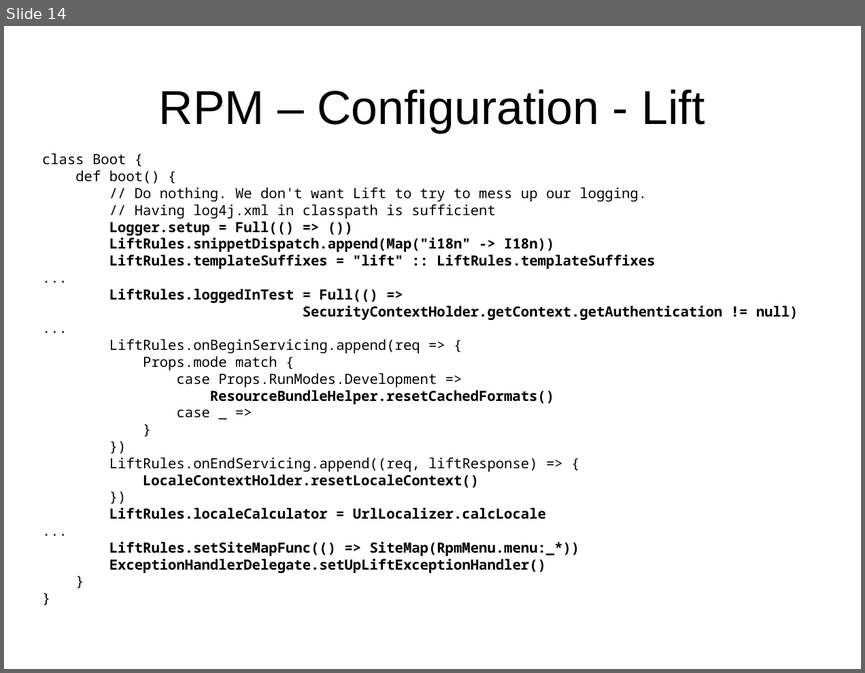
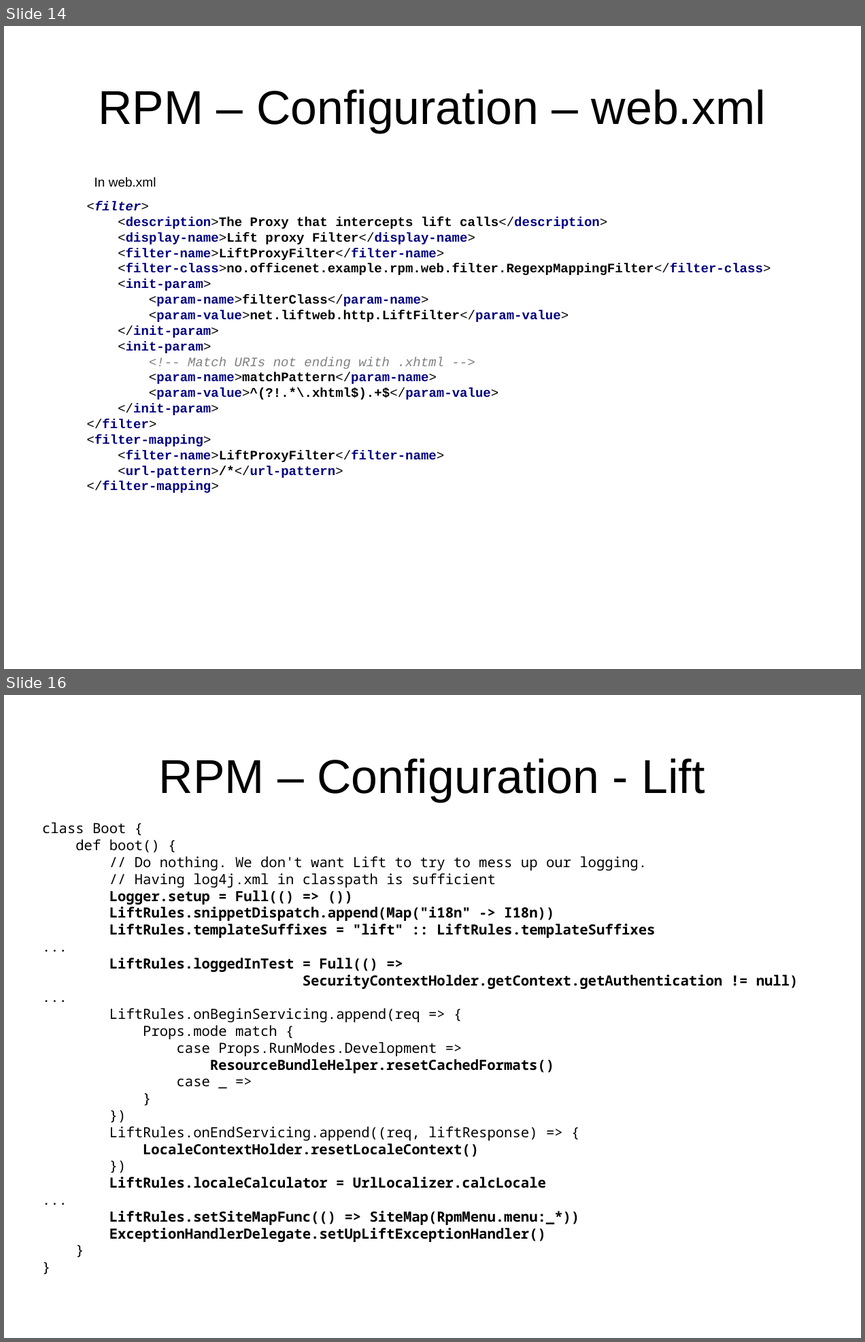
Before and after one commit to andreak/slol-2011, a slide deck: Scala-LiftOff-2011-lift-from-jee-perspective.odp. Shown one above the other, each under a label of ours: slide 14 before the commit, slides 14 and 16 after it; the slides between them are not shown. The pictures are 865x673 and 865x1342 pixels, drawn with LibreOffice and Linux fonts; fonts in the diff are those of the drawing. Boxes give left, top, right and bottom in pixels: in the first picture for what was removed or moved away, otherwise in the second. Text is boxed around its words. In the diff, an @@ line names an element or a change of style, - is before the commit and + after.

```diff
--- a/Scala-LiftOff-2011-lift-from-jee-perspective.odp
+++ b/Scala-LiftOff-2011-lift-from-jee-perspective.odp
@@ slide 14 added at [4, 26, 861, 669], background #FFFFFF @@
@@ title added at [98, 89, 766, 133], 44 pt, text #000000 @@
+RPM – Configuration – web.xml
@@ text added at [94, 177, 156, 186], 12 pt, text #000000 @@
+In web.xml
@@ text added at [87, 201, 770, 492], 12 pt, text #000080, bold @@
+<filter>
+<description>The Proxy that intercepts lift calls</description>
+<display-name>Lift proxy Filter</display-name>
+<filter-name>LiftProxyFilter</filter-name>
+<filter-class>no.officenet.example.rpm.web.filter.RegexpMappingFilter</filter-class>
+<init-param>
+<param-name>filterClass</param-name>
+<param-value>net.liftweb.http.LiftFilter</param-value>
+</init-param>
+<init-param>
+<!-- Match URIs not ending with .xhtml -->
+<param-name>matchPattern</param-name>
+<param-value>^(?!.*\.xhtml$).+$</param-value>
+</init-param>
+</filter>
+<filter-mapping>
+<filter-name>LiftProxyFilter</filter-name>
+<url-pattern>/*</url-pattern>
+</filter-mapping>
@@ what was slide 14 is now slide 16 @@
```
Also in this commit, not shown: 4 slides changed, 4 other slides added.
